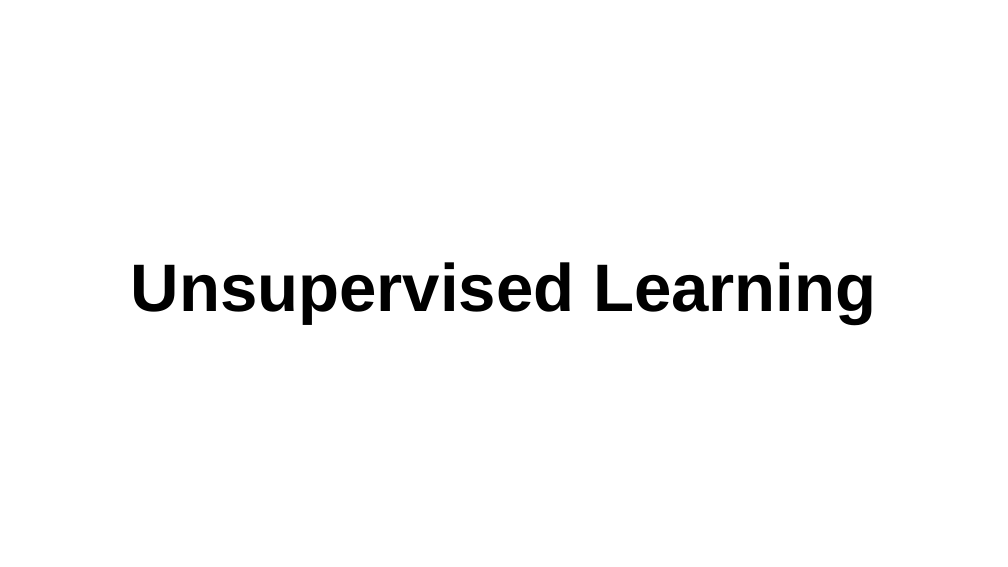
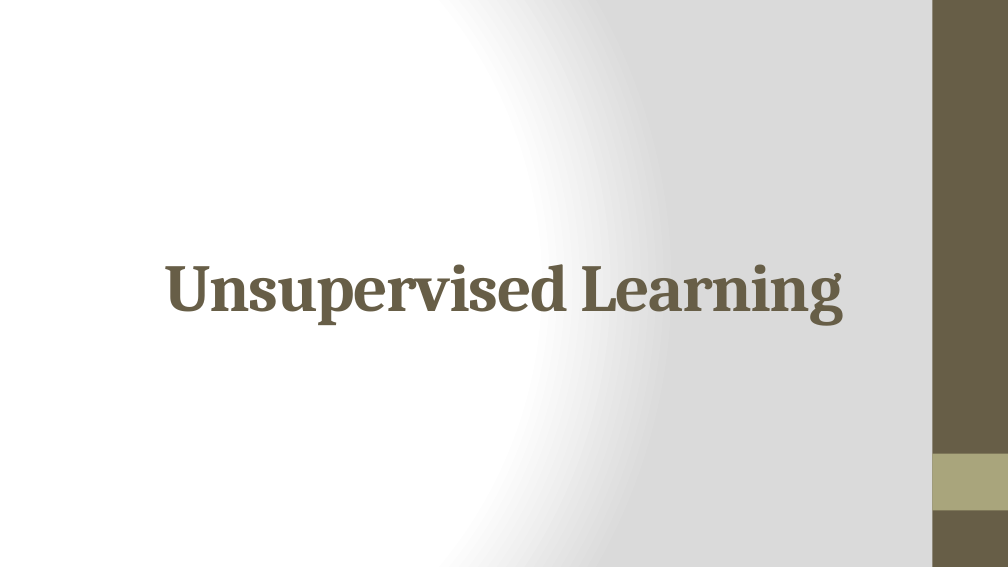
Before and after one commit to maloyang/NKUST_20200423, a slide deck: slide 12 of L3/L3_簡介機器學習.pptx. Drawn at 1008x567 pixels with LibreOffice and Linux fonts; fonts in the diff are those of the drawing. Boxes give left, top, right and bottom in pixels: in the first picture for what was removed or moved away, otherwise in the second. Text is boxed around its words. In the diff, an @@ line names an element or a change of style, - is before the commit and + after.

```diff
--- a/L3/L3_簡介機器學習.pptx
+++ b/L3/L3_簡介機器學習.pptx
@@ background #FFFFFF to gradient #FFFFFF to #DADADA @@
@@ rectangle added at (932, 0, 1008, 566), fill #675E47 @@
@@ title "Unsupervised Learning" at (164, 264, 844, 326): font Arial to Cambria, text colour #000000 to #675E47, letter spacing 0 to -1 pt @@
@@ rectangle added at (932, 454, 1008, 510), fill #A9A57C @@
```
Also in this commit, not shown: 10 other slides changed, 4 slides added, 4 slides removed.
